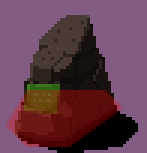
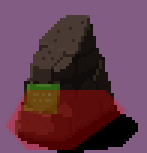
Comparing the layer stacks of the two 147 × 153 images. Changes:
painted on "Collider" over [6, 108, 126, 150]
